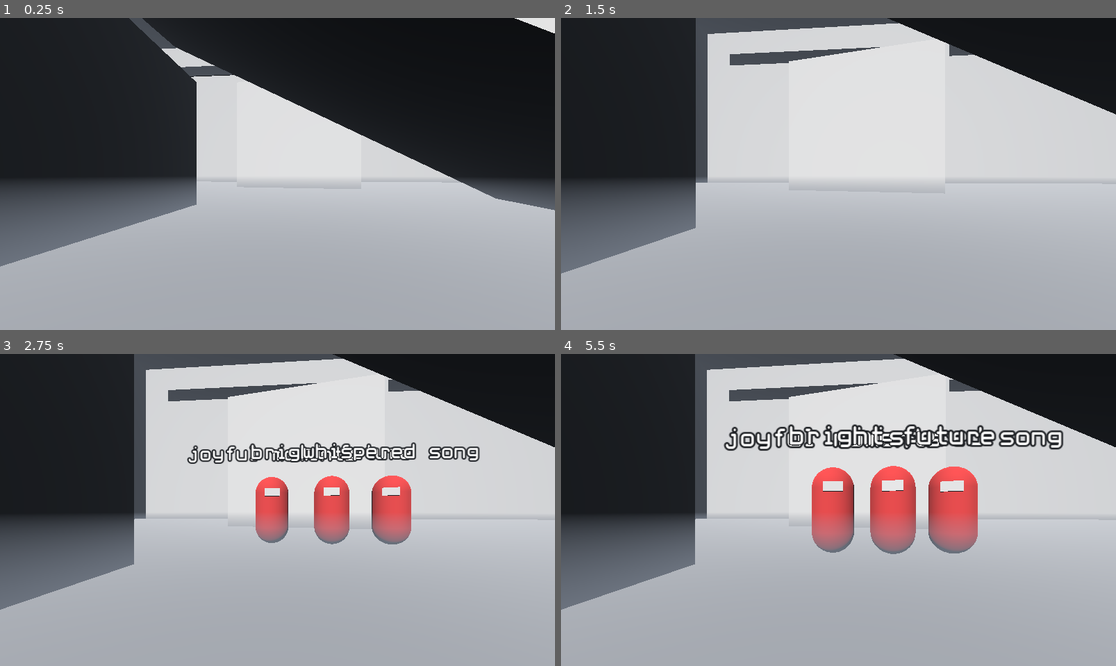
Above: before the commit, frames 1-4 (two rows, left to right).
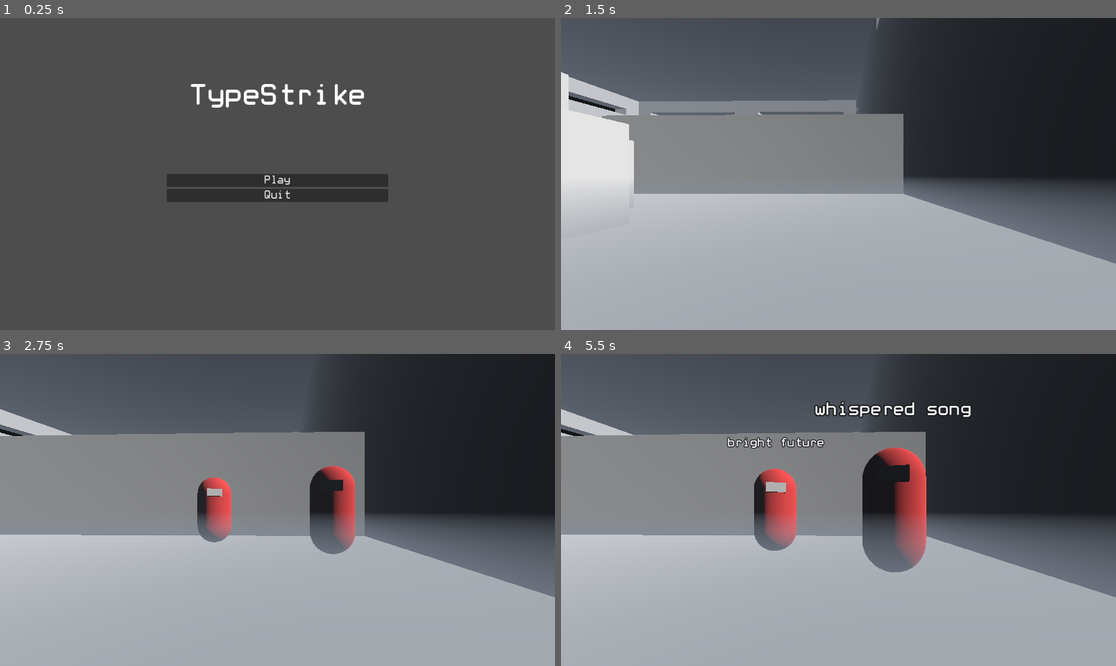
Above: after the commit, the same moments.

Repository: gamkedo-la/TypeStrike
Game: Godot game, scene res://Components/UI/MainMenu.tscn
Two runs of this game, one before a commit and one after it. Both use one fixed random seed, a clock stepped at 60 frames per second and the inputs below. Before the commit the project starts from res://Levels/level1.tscn.
Inputs (mouse positions are in pixels of both pictures, inside the frame that each line leads up to):
- Up to frame 1 (0.25 s): no input
- Up to frame 2 (1.5 s): click (838, 180) at 0.5 s, where only the run after the commit has a clickable "Play"; tap Enter (fast_forward) at 1.25 s; hold Enter (fast_forward) from 1.28 s (still down)
- Up to frame 3 (2.75 s): release Enter (fast_forward) at 2.03 s
- Up to frame 4 (5.5 s): hold Enter (fast_forward) 2.78-4.28 s

The runs differ from the first frame. In frame 1, 96% of the frame differs, in the area x 0-100%, y 0-100%; in frame 2, 57%; in frame 3, 57%; in frame 4, 58%.

Commit message:
set main menu scene to default scene, increase phrase texture resolution

Diff:
--- a/Components/EnemyBase.tscn
+++ b/Components/EnemyBase.tscn
@@ -52,6 +52,7 @@
 disable_3d = true
 transparent_bg = true
 screen_space_aa = 1
+size = Vector2i(1024, 1024)
 
 [node name="Panel" type="Panel" parent="SubViewport"]
 anchors_preset = 8
--- a/Components/UI/MainMenu.tscn
+++ b/Components/UI/MainMenu.tscn
@@ -1,6 +1,7 @@
-[gd_scene load_steps=5 format=3 uid="uid://daw7r0a4t3rjr"]
+[gd_scene load_steps=6 format=3 uid="uid://daw7r0a4t3rjr"]
 
 [ext_resource type="Theme" uid="uid://urlbj24trl7l" path="res://Resources/ui_theme.tres" id="1_0anuj"]
+[ext_resource type="Script" path="res://Components/UI/MainMenu.gd" id="2_jpgj5"]
 [ext_resource type="LabelSettings" uid="uid://o7rnxodnme6s" path="res://Resources/main_title_label_settings.tres" id="2_l0abo"]
 [ext_resource type="Script" path="res://Components/UI/PlayButton.gd" id="3_3cvst"]
 [ext_resource type="Script" path="res://Components/UI/QuitButton.gd" id="4_i7vk5"]
@@ -13,6 +14,7 @@
 grow_horizontal = 2
 grow_vertical = 2
 theme = ExtResource("1_0anuj")
+script = ExtResource("2_jpgj5")
 
 [node name="Label" type="Label" parent="."]
 layout_mode = 1
@@ -34,13 +36,13 @@
 grow_horizontal = 2
 grow_vertical = 2
 
-[node name="Button" type="Button" parent="VBoxContainer"]
+[node name="PlayButton" type="Button" parent="VBoxContainer"]
 layout_mode = 2
 text = "Play"
 script = ExtResource("3_3cvst")
 level_scene = "res://Levels/level1.tscn"
 
-[node name="Button2" type="Button" parent="VBoxContainer"]
+[node name="QuitButton" type="Button" parent="VBoxContainer"]
 layout_mode = 2
 text = "Quit"
 script = ExtResource("4_i7vk5")
--- a/Levels/level1.tscn
+++ b/Levels/level1.tscn
@@ -101,8 +101,7 @@
 curve = SubResource("Curve3D_khvet")
 
 [node name="Player" parent="Path3D" instance=ExtResource("1_3sbqm")]
-transform = Transform3D(-0.0777203, 0, 0.996955, 0, 1, 0, -0.996955, 0, -0.0777203, -20.6576, 0, -15.9694)
-progress = 41.5789
+transform = Transform3D(0.998648, 0, 0.0515865, 0, 1, 0, -0.0515865, 0, 0.998648, 0, 0, 0)
 
 [connection signal="path_completed" from="Path3D/Player" to="WinScreen" method="on_level_completed"]
 
--- a/project.godot
+++ b/project.godot
@@ -11,7 +11,7 @@
 [application]
 
 config/name="TypeStrike"
-run/main_scene="res://Levels/level1.tscn"
+run/main_scene="res://Components/UI/MainMenu.tscn"
 config/features=PackedStringArray("4.2", "GL Compatibility")
 config/icon="res://icon.svg"
 
Not shown, changed: export_presets.cfg
